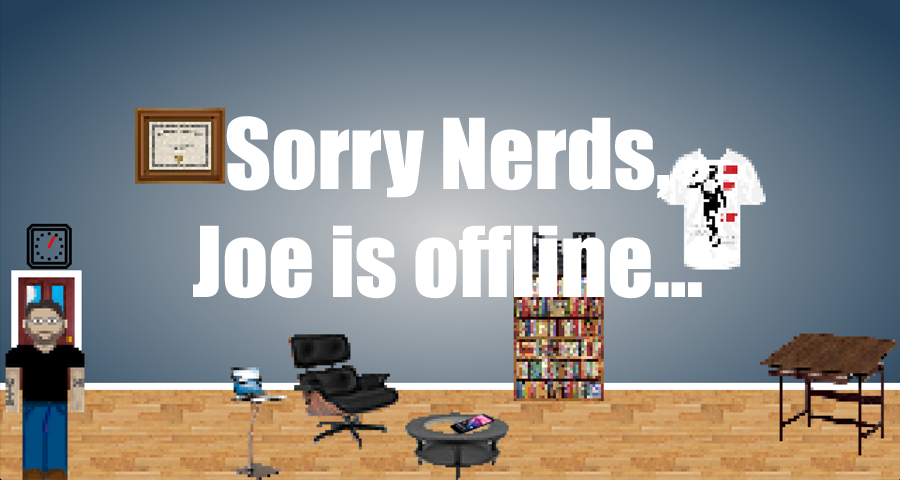
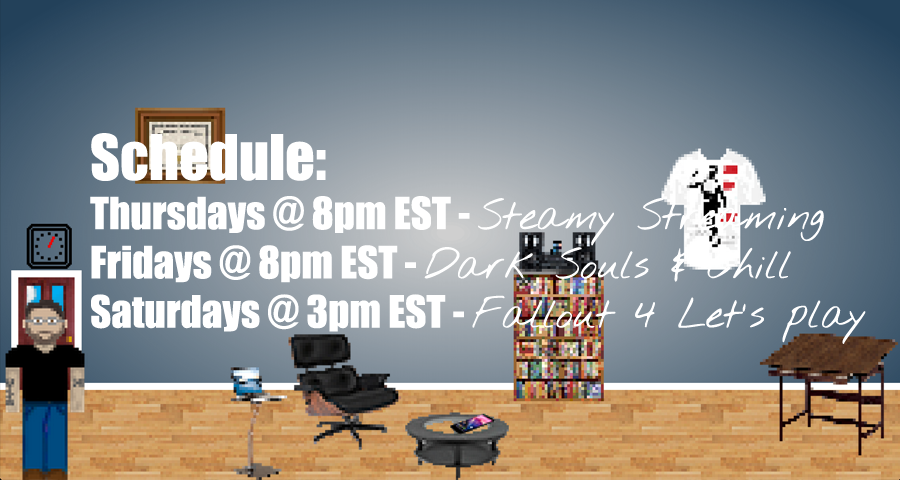
Two versions of the same layered image (900x480). Layer-by-layer changes:
added layer "Schedule: Thursdays @ 8pm EST - Steamy Streaming Fridays @ 8pm" above "Sorry Nerds, Joe is offline..." over [90, 133, 866, 344]
hid "Sorry Nerds, Joe is offline...", painted on it over [90, 116, 824, 299]
